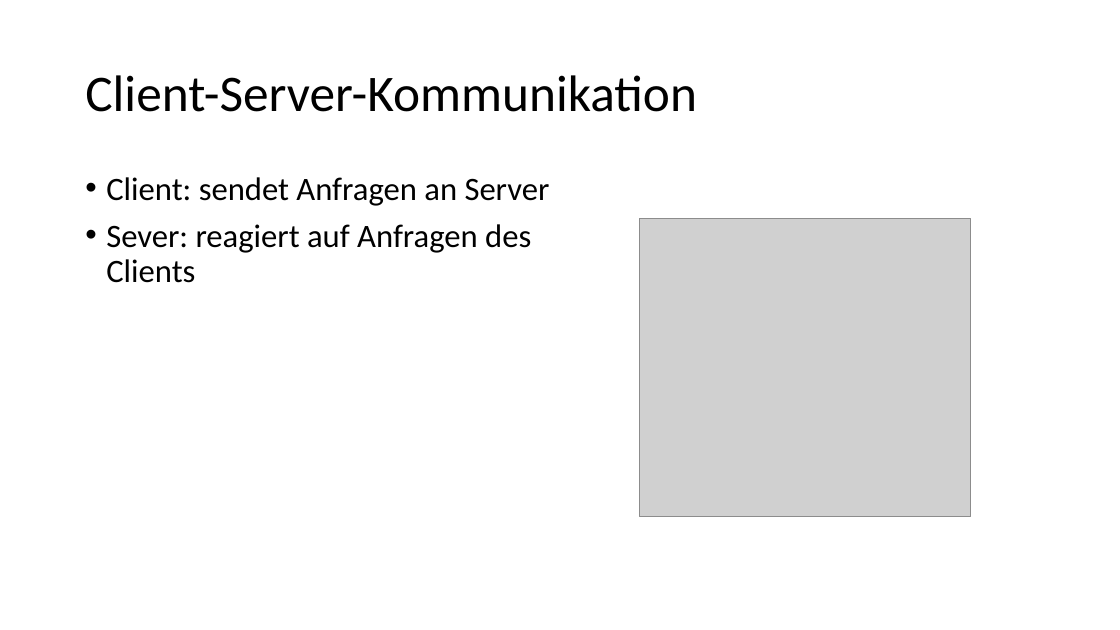
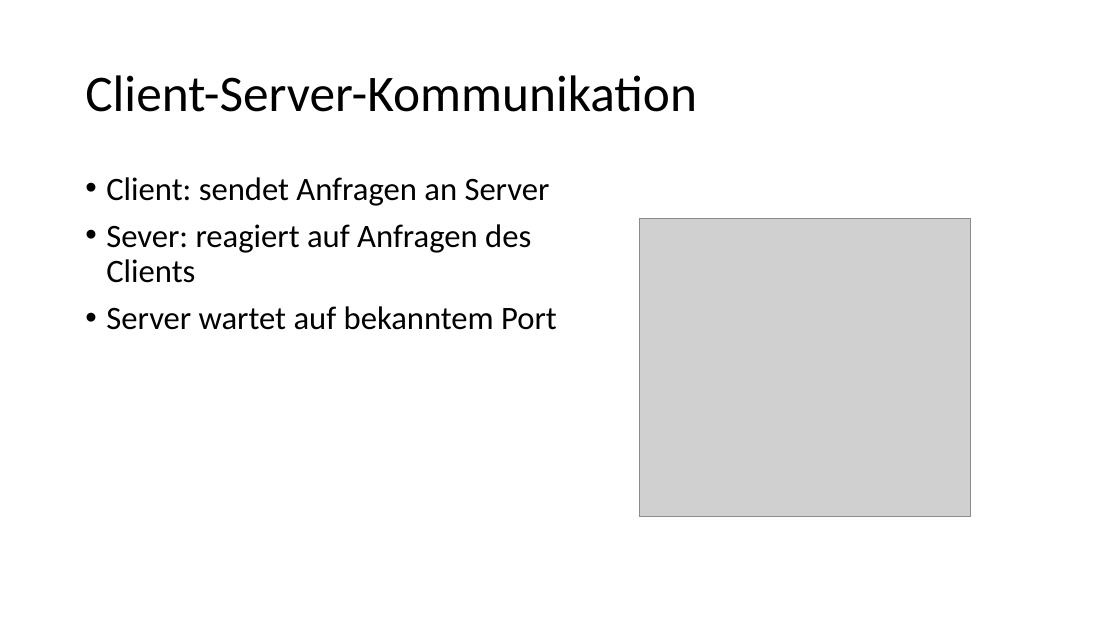
Before and after one commit to NickDenzler/MA_Praesentation, a slide deck: slide 6 of MA Präsentation.pptx (slide 4 before the commit). Drawn at 1120x630 pixels with LibreOffice and Linux fonts; fonts in the diff are those of the drawing; grey boxes stand for pictures. Boxes give left, top, right and bottom in pixels: in the first picture for what was removed or moved away, otherwise in the second. Text is boxed around its words. In the diff, an @@ line names an element or a change of style, - is before the commit and + after.

```diff
--- a/MA Präsentation.pptx
+++ b/MA Präsentation.pptx
@@ text at (106, 306, 557, 330): paragraph added @@
+• Server wartet auf bekanntem Port
```
Also in this commit, not shown: 2 other slides changed, 6 slides added.
